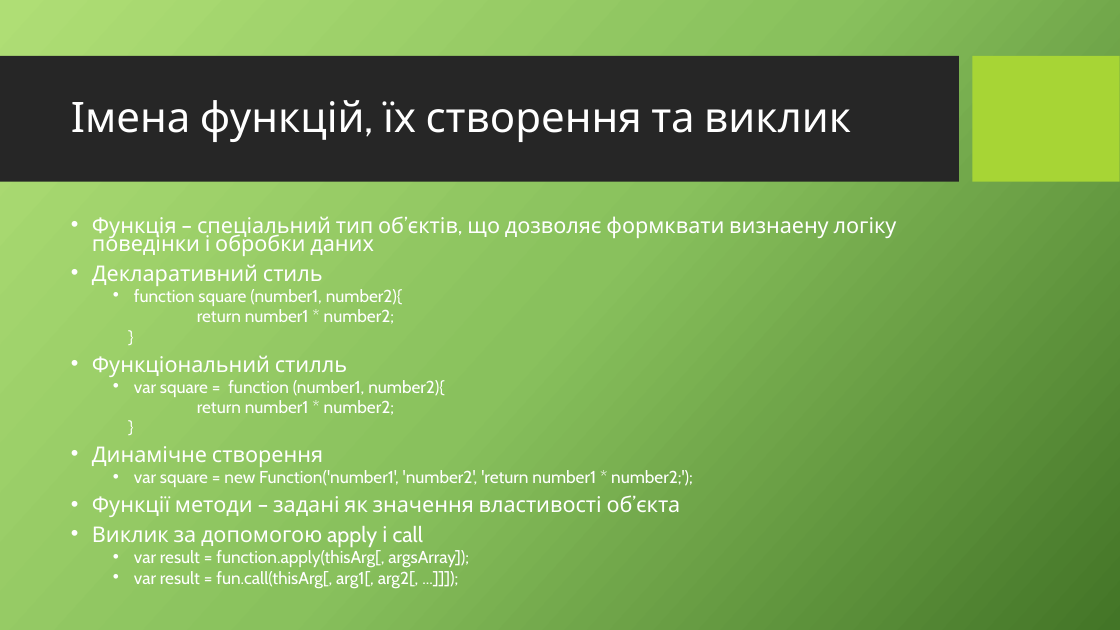
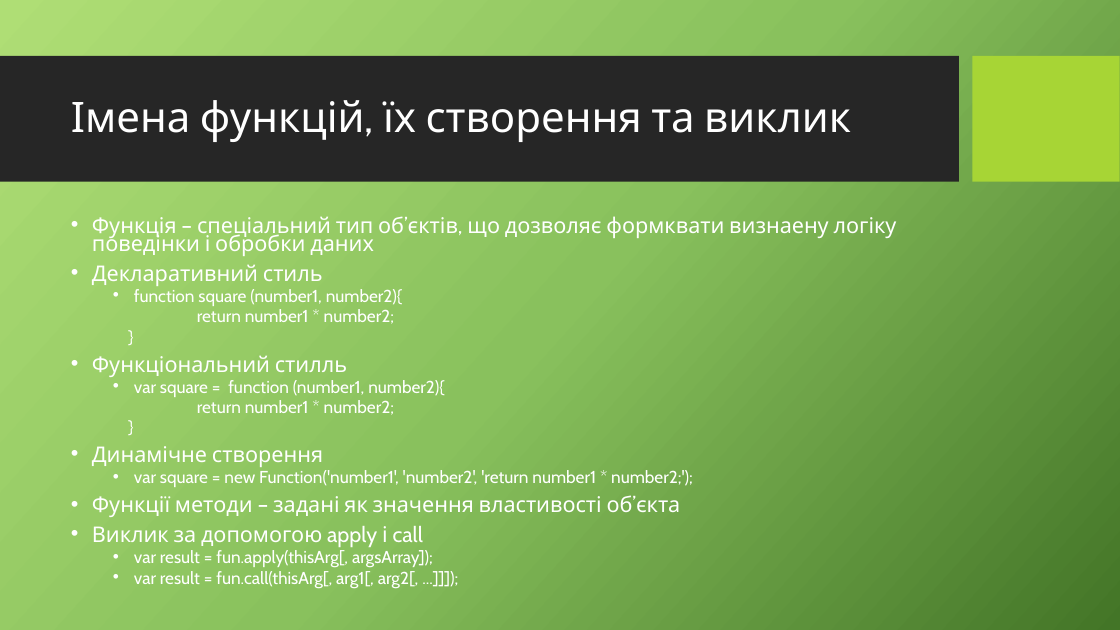
Before and after one commit to andryuha49/JS_lessons, a slide deck: slide 2 of leasson-3/JavaScript-lecture-3.pptx. Drawn at 1120x630 pixels with LibreOffice and Linux fonts; fonts in the diff are those of the drawing; background and template pictures are left out. Boxes give left, top, right and bottom in pixels: in the first picture for what was removed or moved away, otherwise in the second. Text is boxed around its words. In the diff, an @@ line names an element or a change of style, - is before the commit and + after.

Commit message:
update lecture 3

```diff
--- a/leasson-3/JavaScript-lecture-3.pptx
+++ b/leasson-3/JavaScript-lecture-3.pptx
@@ text at <box>134,550,433,568</box>: text changed @@
-  • var result = function.apply(thisArg[, argsArray]);
+  • var result = fun.apply(thisArg[, argsArray]);
```
Also in this commit, not shown: 2 other slides changed, 1 other file.
